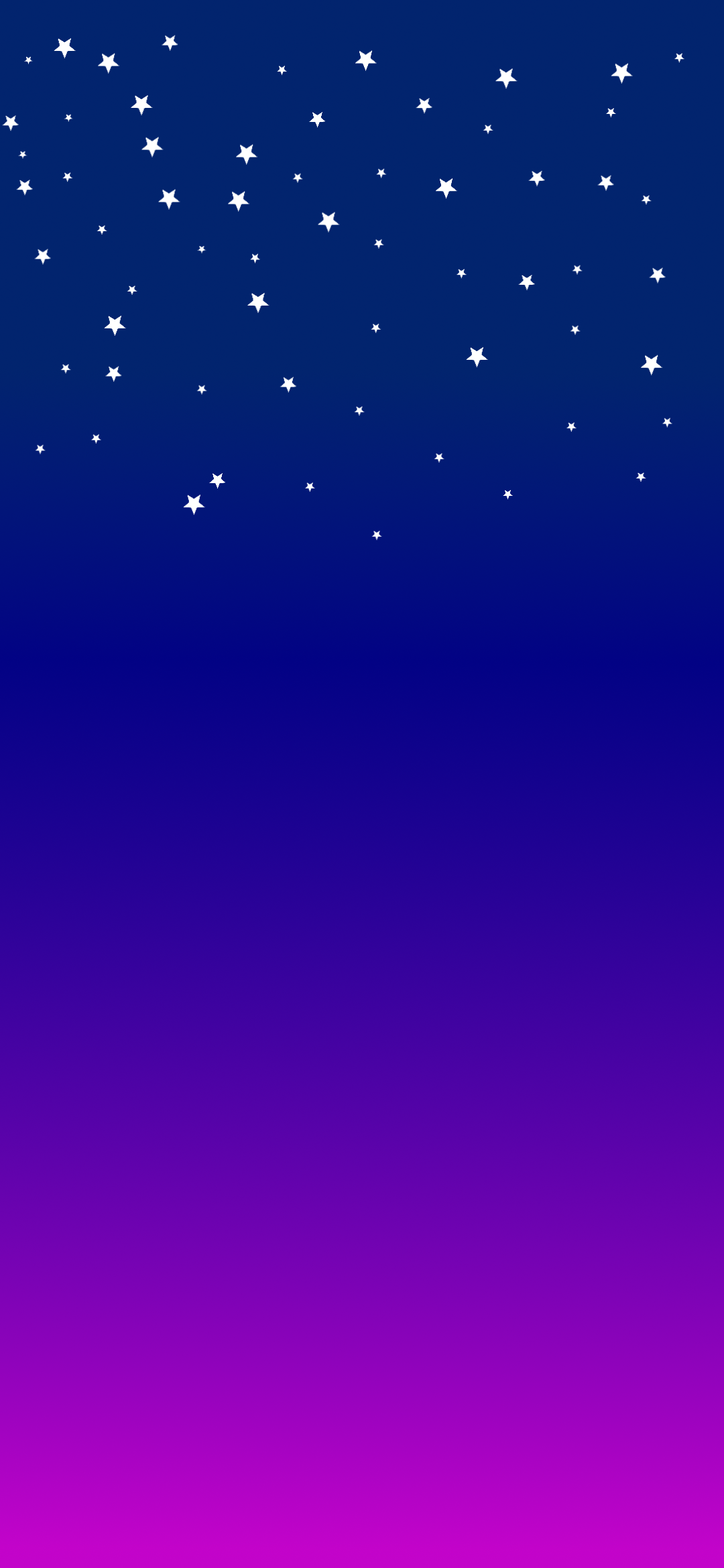
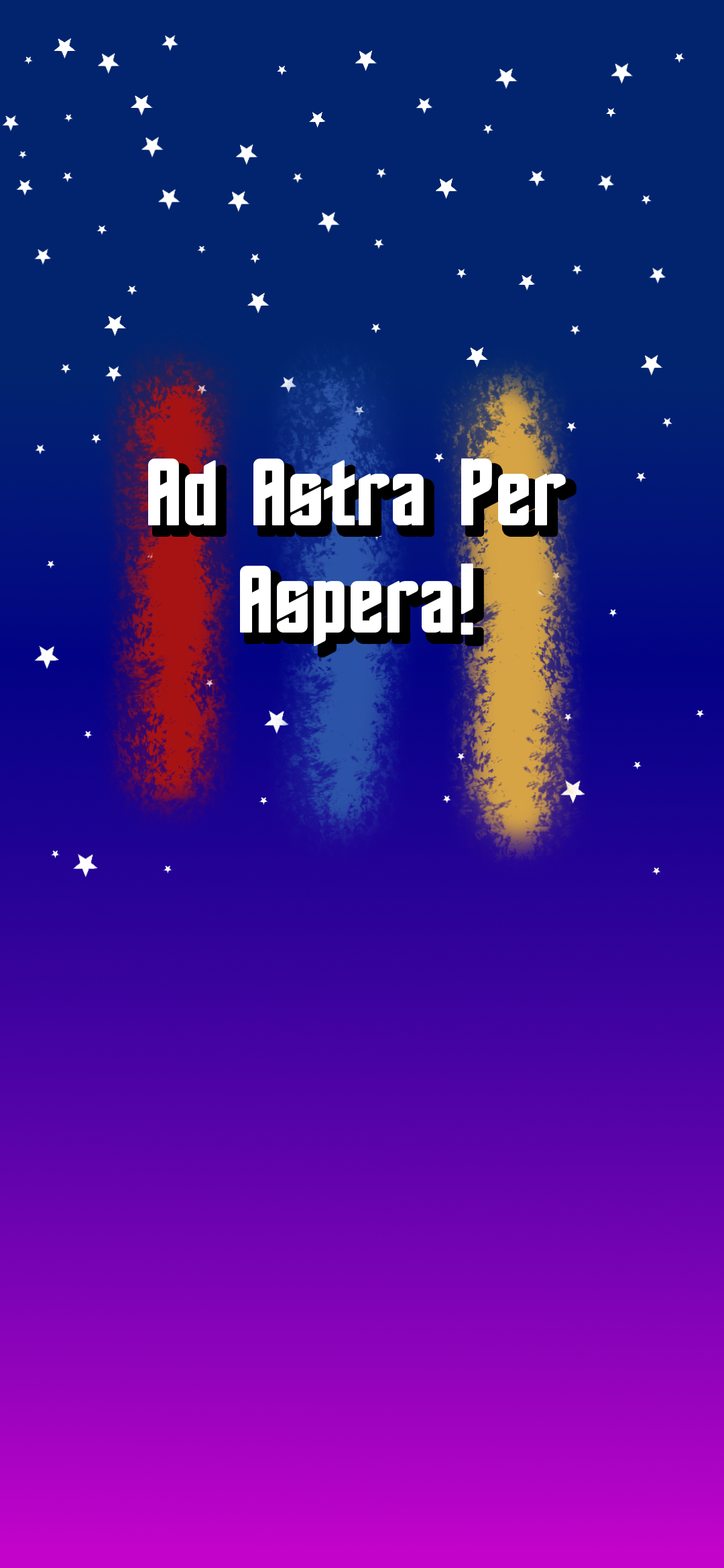
Comparing the layer stacks of the two w=724, h=1568 images. Changes:
added layer "Ad Astra Per Aspera!" above "Text Outline" over left=148, top=458, right=566, bottom=647
added layer "Text Outline" above "Color streaks" over left=152, top=463, right=577, bottom=659
added layer "Color streaks" above "Stars" over left=101, top=337, right=587, bottom=874
painted on "Stars" over left=34, top=552, right=705, bottom=878
